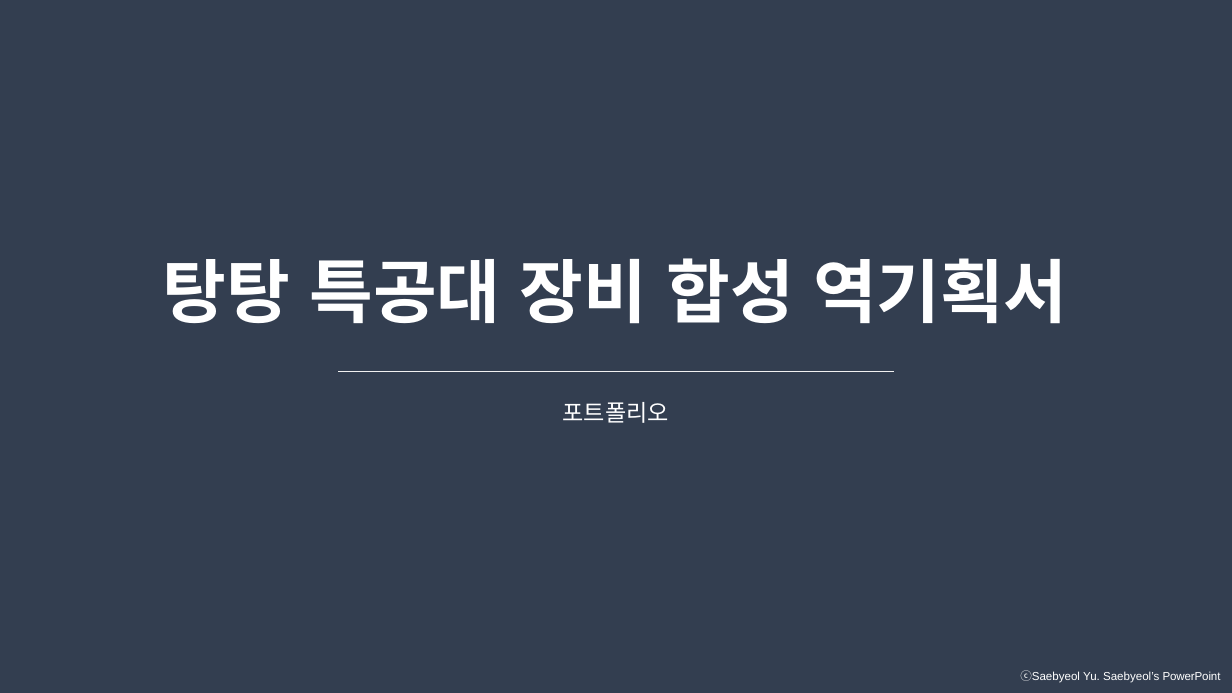
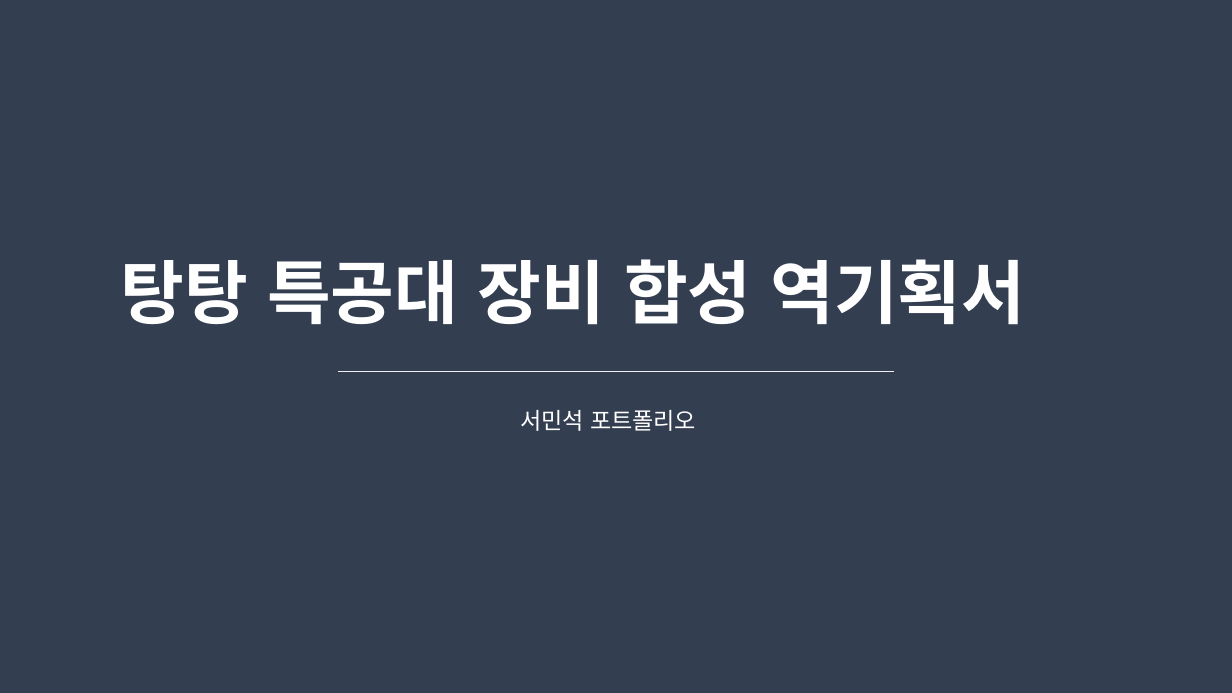
Before and after one commit to sms3072/wepatens, a slide deck: slide 1 of contents/4번째 팀/탕탕특공대 역기획서.pptx. Drawn at 1232x693 pixels with LibreOffice and Linux fonts; fonts in the diff are those of the drawing. Boxes give left, top, right and bottom in pixels: in the first picture for what was removed or moved away, otherwise in the second. Text is boxed around its words. In the diff, an @@ line names an element or a change of style, - is before the commit and + after.

```diff
--- a/contents/4번째 팀/탕탕특공대 역기획서.pptx
+++ b/contents/4번째 팀/탕탕특공대 역기획서.pptx
@@ title "탕탕 특공대 장비 합성 역기획서": place and size @@
-title "탕탕 특공대 장비 합성 역기획서" at bbox=[163, 258, 1067, 324]
+title "탕탕 특공대 장비 합성 역기획서" at bbox=[121, 259, 1025, 325]
@@ text at bbox=[521, 410, 696, 431]: text changed @@
-포트폴리오
+서민석 포트폴리오
@@ text removed at bbox=[1020, 670, 1221, 683] @@
-ⓒSaebyeol Yu. Saebyeol’s PowerPoint
```
Also in this commit, not shown: 2 other slides changed, 2 slides added, 1 other file.
